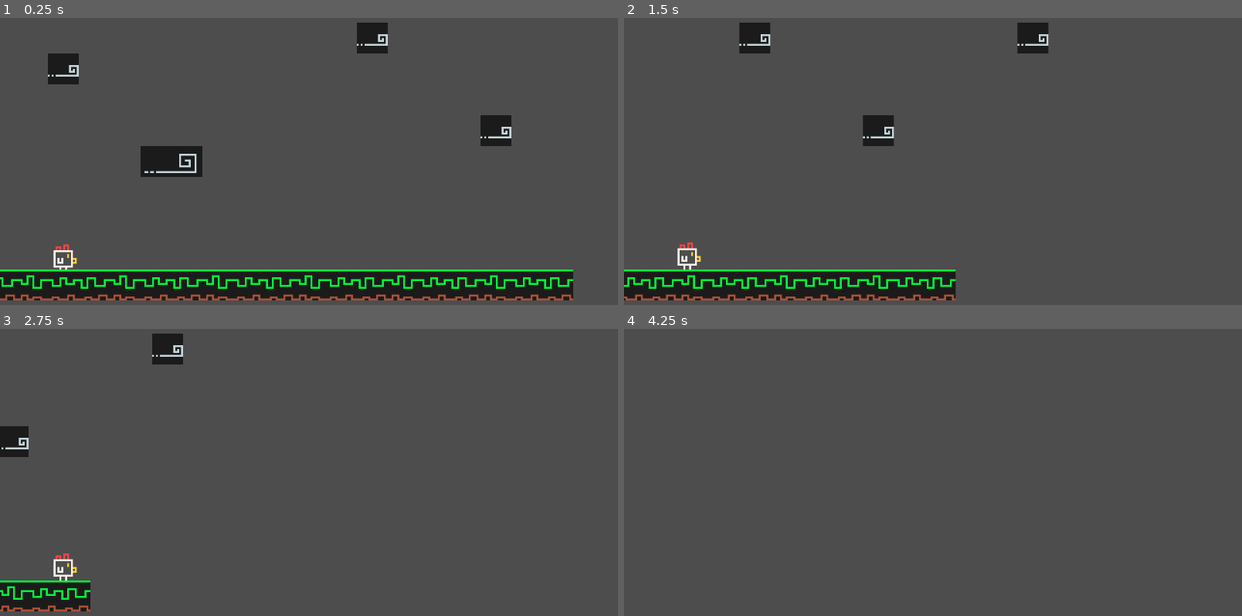
Above: before the commit, frames 1-4 (two rows, left to right).
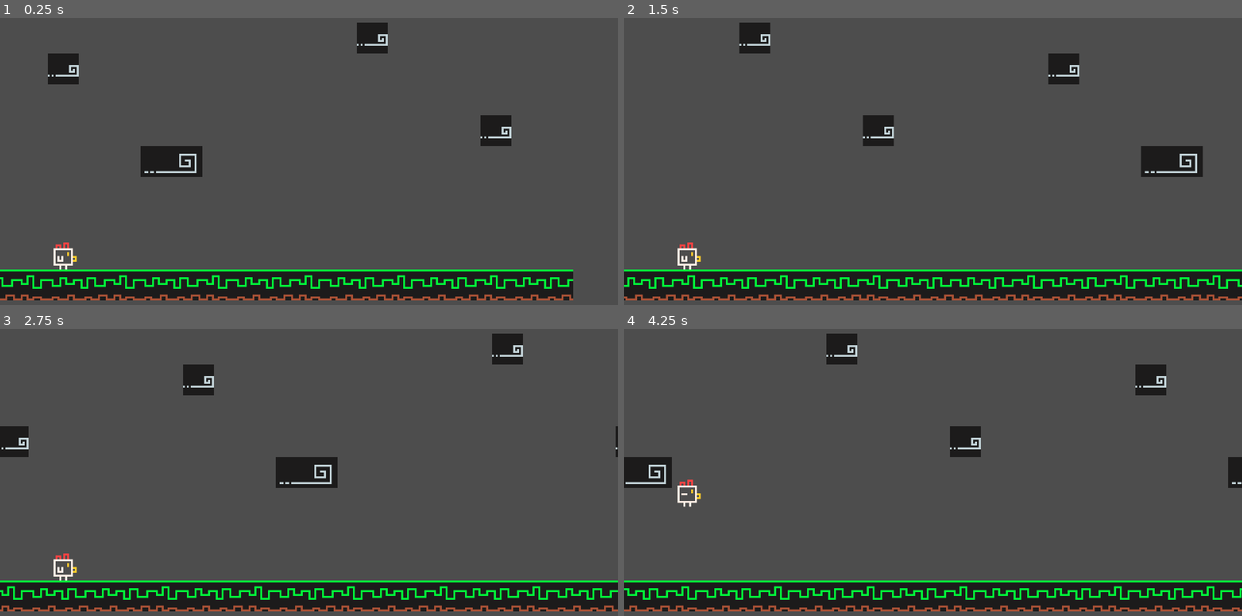
Above: after the commit, the same moments.

Repository: tharle/godot_infinity_run
Game: Godot game, scene res://Scenes/gym_walk.tscn
Two runs of this game, one before a commit and one after it. Both use one fixed random seed, a clock stepped at 60 frames per second and the inputs below.
Inputs:
- Up to frame 1 (0.25 s): no input
- Up to frame 2 (1.5 s): hold Right (right) from 0.53 s (still down); tap Home (ui_home) at 0.6, 1.35 s; tap Space (jump) at 0.77 s
- Up to frame 3 (2.75 s): tap Space (jump) at 1.52 s; release Right (right) at 2.03 s; hold Left (left) from 2.03 s (still down); tap Home (ui_home) at 2.1 s
- Up to frame 4 (4.25 s): release Left (left) at 2.78 s; hold Right (right) from 2.78 s (still down); tap Home (ui_home) at 2.85, 3.6 s; tap Space (jump) at 3.02, 3.77 s

The runs differ from the first frame. In frame 1, 0.1% of the frame differs, in the area x 8-13%, y 78-88%; in frame 2, 7.1%; in frame 3, 12%; in frame 4, 14%, in the area x 0-100%, y 1-99%.

Commit message:
Add spawn platform

Diff:
--- /dev/null
+++ b/Prefabs/Platforms/platform_spawner.tscn
@@ -0,0 +1,15 @@
+[gd_scene load_steps=2 format=3 uid="uid://dgmsotn3d014m"]
+
+[ext_resource type="Script" uid="uid://jn2ae5j36p3u" path="res://Scripts/PlatformSpawner.gd" id="1_hm8qc"]
+
+[node name="PlatformSpawner" type="Node2D"]
+script = ExtResource("1_hm8qc")
+_diff_position_in_pixels = Vector2(320, 0)
+
+[node name="Platform0" type="Node2D" parent="."]
+position = Vector2(-320, 0)
+
+[node name="Platform1" type="Node2D" parent="."]
+
+[node name="Platform2" type="Node2D" parent="."]
+position = Vector2(320, 0)
--- a/Prefabs/Platforms/platform_spring_0.tscn
+++ b/Prefabs/Platforms/platform_spring_0.tscn
@@ -5,7 +5,7 @@
 [node name="PlataformSpring0" type="Node2D"]
 
 [node name="TLMSpring01" type="TileMapLayer" parent="."]
-tile_map_data = PackedByteArray("AAAAAAYAAAABAAAAAAABAAYAAAA …(336 unchanged characters)… FAAAAAAADAP//AAAFAAAAAAANAP7/AAAFAAAAAAAWAP7/AAAFAAAAAAA=")
+tile_map_data = PackedByteArray("AAAAAAYAAAABAAAAAAABAAYAAAA …(336 unchanged characters)… FAAAAAAADAP//AAAFAAAAAAANAP7/AAAFAAAAAAA=")
 tile_set = ExtResource("1_pm7cf")
 
 [node name="STBPlataform" type="StaticBody2D" parent="."]
--- a/Scenes/gym_walk.tscn
+++ b/Scenes/gym_walk.tscn
@@ -1,8 +1,8 @@
 [gd_scene load_steps=4 format=3 uid="uid://c78wrtcvgqwv6"]
 
-[ext_resource type="PackedScene" uid="uid://boj5s3rdhy5f7" path="res://Prefabs/player.tscn" id="2_ihjbw"]
 [ext_resource type="Script" uid="uid://ibxf01wvgsw3" path="res://Scripts/CameraFollow.gd" id="2_kxs73"]
-[ext_resource type="PackedScene" uid="uid://dvtpkmmprss2t" path="res://Prefabs/Platforms/platform_spring_0.tscn" id="3_005yq"]
+[ext_resource type="PackedScene" uid="uid://boj5s3rdhy5f7" path="res://Prefabs/player.tscn" id="4_hy3xp"]
+[ext_resource type="PackedScene" uid="uid://dgmsotn3d014m" path="res://Prefabs/Platforms/platform_spawner.tscn" id="4_kxs73"]
 
 [node name="World" type="Node2D"]
 
@@ -13,7 +13,7 @@
 script = ExtResource("2_kxs73")
 target = NodePath("../Player")
 
-[node name="Player" parent="." instance=ExtResource("2_ihjbw")]
-position = Vector2(32, 88)
+[node name="PlatformSpawner" parent="." instance=ExtResource("4_kxs73")]
 
-[node name="PlataformSpring0" parent="." instance=ExtResource("3_005yq")]
+[node name="Player" parent="." instance=ExtResource("4_hy3xp")]
+position = Vector2(32, 64)
--- a/Scripts/CameraFollow.gd
+++ b/Scripts/CameraFollow.gd
@@ -6,4 +6,5 @@
 const OFFSET_PLAYER: float = -32.0
 
 func _physics_process(_delta: float) -> void:
-	position.x = target.position.x + offset.x + OFFSET_PLAYER
+	if target != null:
+		position.x = target.position.x + offset.x + OFFSET_PLAYER
--- /dev/null
+++ b/Scripts/PlatformSpawner.gd
@@ -0,0 +1,25 @@
+extends Node2D
+
+var _platform_prefab: PackedScene
+var _spots = [Node2D]
+var _next_position: Vector2
+
+@export var _diff_position_in_pixels: Vector2
+
+
+func _ready() -> void:
+	_platform_prefab = preload("res://Prefabs/Platforms/platform_spring_0.tscn")
+	_next_position = Vector2()
+	spawn_plataform()
+
+func _process(delta: float) -> void:
+	if Input.is_action_just_pressed("ui_home"): spawn_plataform()
+
+func spawn_plataform() -> void:
+	var platform_instance: Node2D = _platform_prefab.instantiate()
+	platform_instance.position = _next_position
+	add_child(platform_instance)
+	calc_next_position()
+
+func calc_next_position() -> void:
+	_next_position += _diff_position_in_pixels
Not shown, added: Scripts/PlatformSpawner.gd.uid
